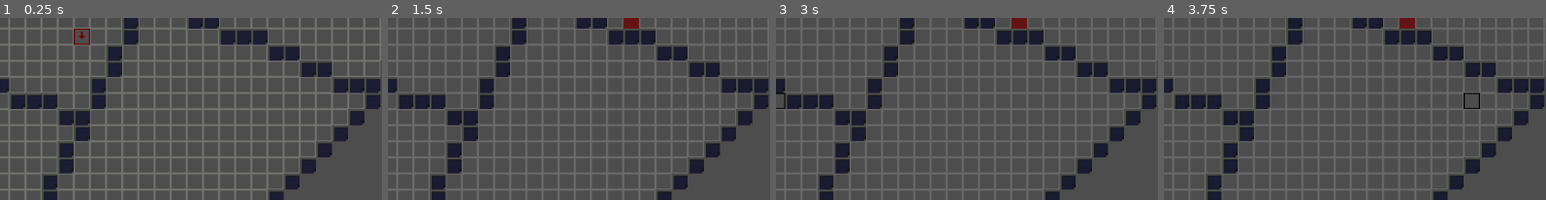
Above: before the commit, frames 1-4 (left to right).
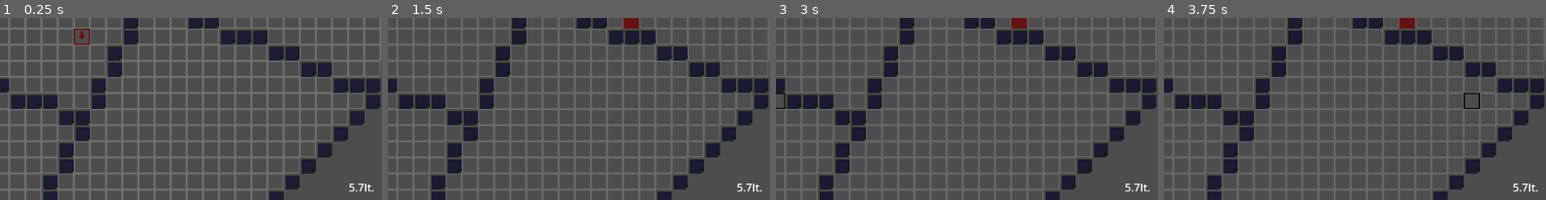
Above: after the commit, the same moments.

Repository: HitBox38/Blood-and-Dominion
Game: Godot game, scene res://Scenes/main_scene.tscn
Two runs of this game, one before a commit and one after it. Both use one fixed random seed, a clock stepped at 60 frames per second and the inputs below. The engine's default icon, where the game draws it, is replaced by a stand-in: a white triangle on a blue panel in a dark square.
Inputs (mouse positions are % of the whole screen's width and height, from its top left):
- Up to frame 1 (0.25 s): no input
- Up to frame 2 (1.5 s): tap Enter at 0.5 s; move the mouse to (72, 34) at 0.52 s; click (72, 34) at 0.67 s; tap Space at 1.25 s; drag from (29, 46) to (44, 64) at 1.27 s
- Up to frame 3 (3 s): tap Enter at 2 s; move the mouse to (59, 14) at 2.02 s; click (59, 14) at 2.17 s; tap Space at 2.75 s; drag from (44, 64) to (19, 23) at 2.77 s
- Up to frame 4 (3.75 s): tap Enter at 3.5 s; move the mouse to (80, 58) at 3.52 s; click (80, 58) at 3.67 s
The pictures show only the part of the screen within x 39-89%, y 34-84%; the shares and areas given below are measured in that part.

The runs differ from the first frame. In frame 1, 0.1% of the frame differs, in the area x 91-98%, y 90-96%; in frame 2, 0.1%; in frame 3, 0.1%; in frame 4, 0.1%.

Commit message:
Added blood to the UI

Diff:
--- a/Nodes/blood_indicator.tscn
+++ b/Nodes/blood_indicator.tscn
@@ -1,8 +1,8 @@
-[gd_scene load_steps=2 format=3 uid="uid://b0bcpfdmif4bq"]
+[gd_scene load_steps=2 format=3 uid="uid://dfsm17ef20u2f"]
 
 [ext_resource type="Script" path="res://Scripts/blood_indicator.gd" id="1_www1s"]
 
-[node name="Label" type="Label"]
+[node name="BloodIndicator" type="Label"]
 offset_left = 1002.0
 offset_top = 11.0
 offset_right = 1128.0
--- a/Scenes/main_scene.tscn
+++ b/Scenes/main_scene.tscn
@@ -1,10 +1,11 @@
-[gd_scene load_steps=8 format=3 uid="uid://n8rakfda73kw"]
+[gd_scene load_steps=9 format=3 uid="uid://n8rakfda73kw"]
 
 [ext_resource type="PackedScene" uid="uid://bms2rbjike78j" path="res://Nodes/city_map_node.tscn" id="1_1n2f3"]
 [ext_resource type="PackedScene" uid="uid://xh4mko155k85" path="res://Nodes/camera_2d.tscn" id="2_xkvao"]
-[ext_resource type="PackedScene" path="res://Nodes/canvas_night_node.tscn" id="3_8u3od"]
+[ext_resource type="PackedScene" uid="uid://bmymf2wru6hfv" path="res://Nodes/canvas_night_node.tscn" id="3_8u3od"]
 [ext_resource type="PackedScene" path="res://Nodes/end_turn_btn.tscn" id="4_0hyxq"]
 [ext_resource type="Script" path="res://Scripts/ui_control.gd" id="4_mv4kg"]
+[ext_resource type="PackedScene" uid="uid://dfsm17ef20u2f" path="res://Nodes/blood_indicator.tscn" id="6_250et"]
 [ext_resource type="PackedScene" path="res://Nodes/suspition_bar.tscn" id="6_u86mm"]
 [ext_resource type="PackedScene" path="res://Nodes/money_indicator.tscn" id="7_l4or3"]
 
@@ -34,6 +35,12 @@
 offset_right = 298.0
 offset_bottom = 615.0
 
+[node name="BloodIndicator" parent="Camera2D/CanvasLayer" instance=ExtResource("6_250et")]
+offset_left = 983.0
+offset_top = 528.0
+offset_right = 1109.0
+offset_bottom = 551.0
+
 [node name="Label" parent="Camera2D/CanvasLayer" instance=ExtResource("7_l4or3")]
 anchors_preset = 0
 
--- a/Scripts/blood_indicator.gd
+++ b/Scripts/blood_indicator.gd
@@ -1,18 +1,39 @@
 extends Label
 
 @export var start_blood = 5.7
+@export var blood_to_lose = 0.7
+@export var blood_to_add = 0.5
+@export var seconds_to_blood = 1.5
 
 var current_blood = 1.0
 
-var blood_to_lose = 0.7
-
-var blood_to_add = 0.5
+var time = 0
 
 # Called when the node enters the scene tree for the first time.
 func _ready():
-	pass # Replace with function body.
+	current_blood = start_blood
 
 
 # Called every frame. 'delta' is the elapsed time since the previous frame.
 func _process(delta):
-	pass
+	text = str(current_blood) + "lt."
+	if TimeCycle.is_day:
+		add_blood_timed(delta)
+
+
+func add_blood_timed(delta):
+	time += delta
+
+	if time >= seconds_to_blood: # then lose blood
+		decrease_blood(blood_to_lose)
+		time = 0
+
+func decrease_blood(amount: float):
+	current_blood -= amount
+	if current_blood <= 0:
+		current_blood = 0
+
+func increase_blood(amount: float):
+	current_blood += amount
+	if current_blood >= 1.79769e308:
+		current_blood = 10
--- a/Scripts/money_indicator.gd
+++ b/Scripts/money_indicator.gd
@@ -21,7 +21,7 @@
 	time += delta
 
 	if time >= seconds_to_money: # then add money
-		current_money += money_to_add
+		add_money(money_to_add)
 		time = 0
 
 func add_money(amount:int):
